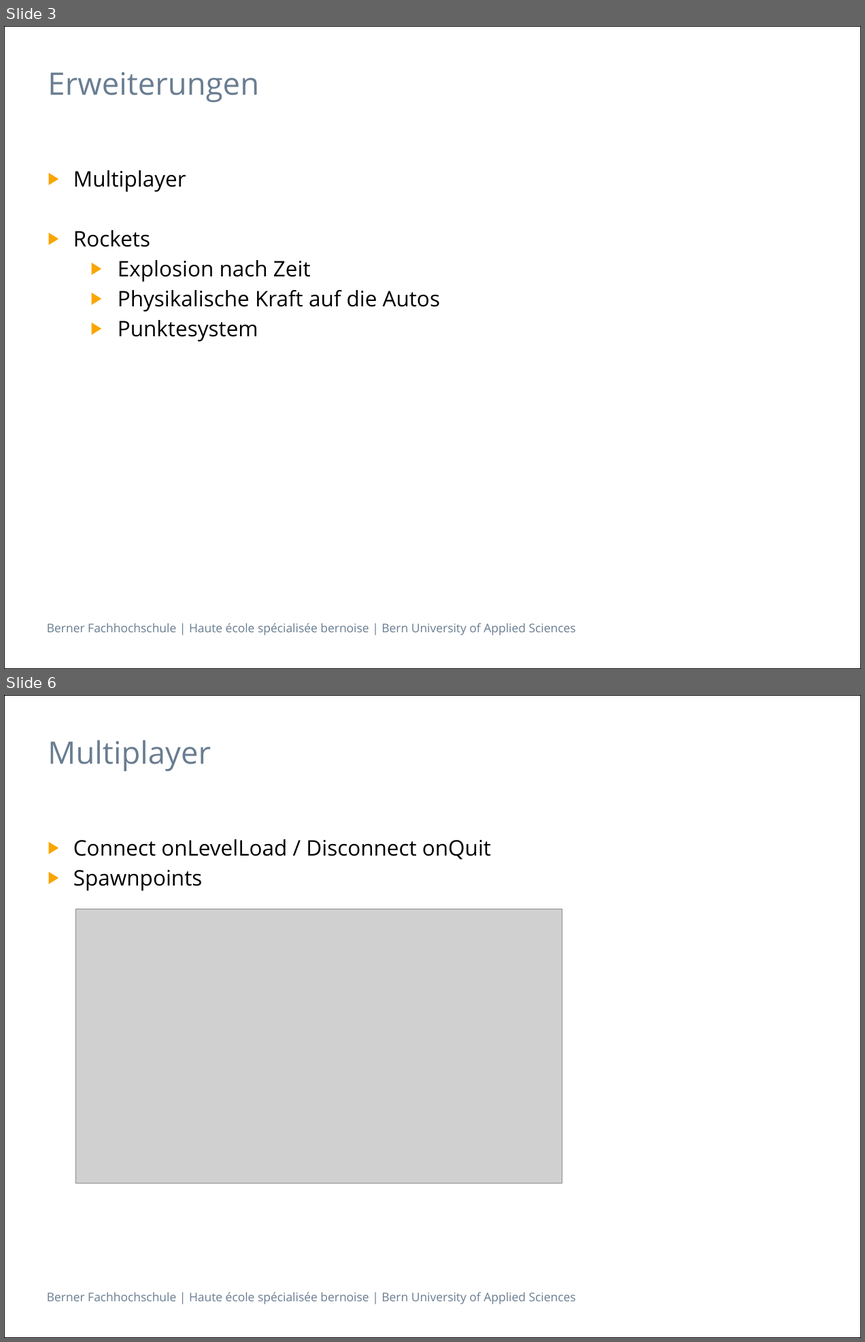
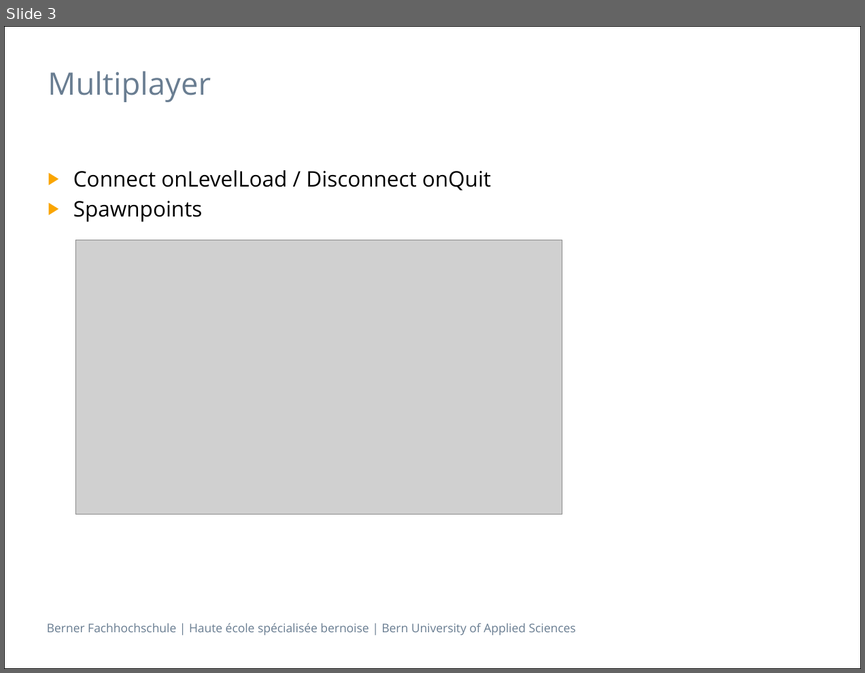
Before and after one commit to villj2/ch.bfh.bti7527aGameDevelopment, a slide deck: Docs/RocketShooter.pptx. Shown one above the other, each under a label of ours: slides 3 and 6 before the commit, slide 3 after it; the slides between them are not shown. The pictures are 865x1342 and 865x673 pixels, drawn with LibreOffice and Linux fonts; fonts in the diff are those of the drawing; grey boxes stand for pictures. Boxes give left, top, right and bottom in pixels: in the first picture for what was removed or moved away, otherwise in the second. Text is boxed around its words. In the diff, an @@ line names an element or a change of style, - is before the commit and + after.

```diff
--- a/Docs/RocketShooter.pptx
+++ b/Docs/RocketShooter.pptx
@@ slide 3 removed at [4,26,861,669], background #FFFFFF; not listed: 2 template elements that a slide beside it also shows @@
@@ title removed at [48,72,259,102] @@
-Erweiterungen
@@ text removed at [73,170,440,342] @@
-▶ Multiplayer
-▶ Rockets
-  ▶ Explosion nach Zeit
-  ▶ Physikalische Kraft auf die Autos
-  ▶ Punktesystem
@@ what was slide 6 is now slide 3 @@
```
Also in this commit, not shown: 1 slide changed, 2 other slides removed, 1 other file.
